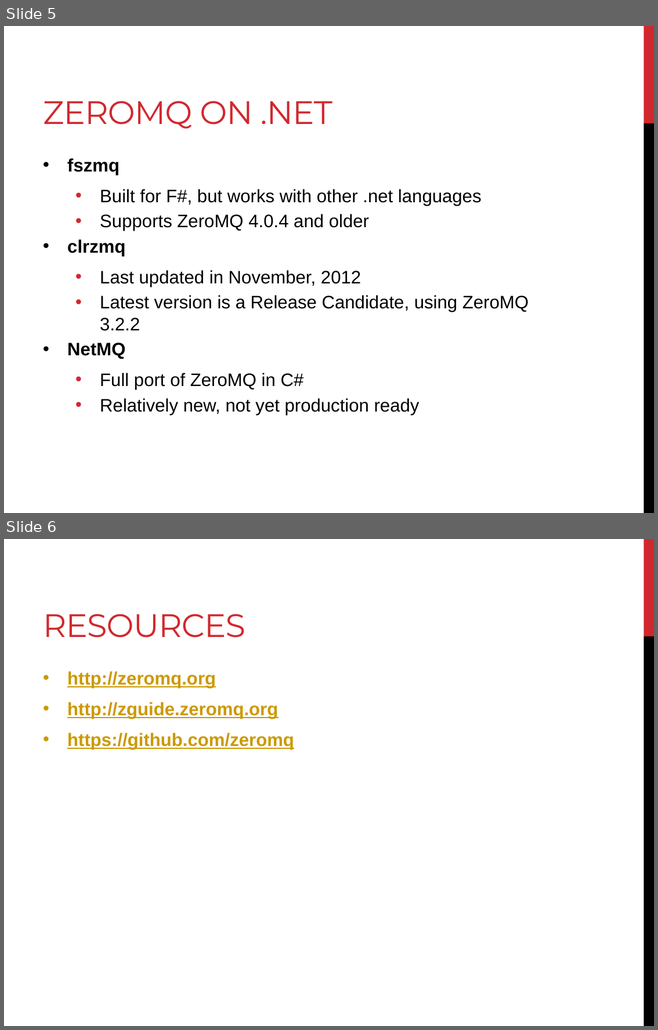
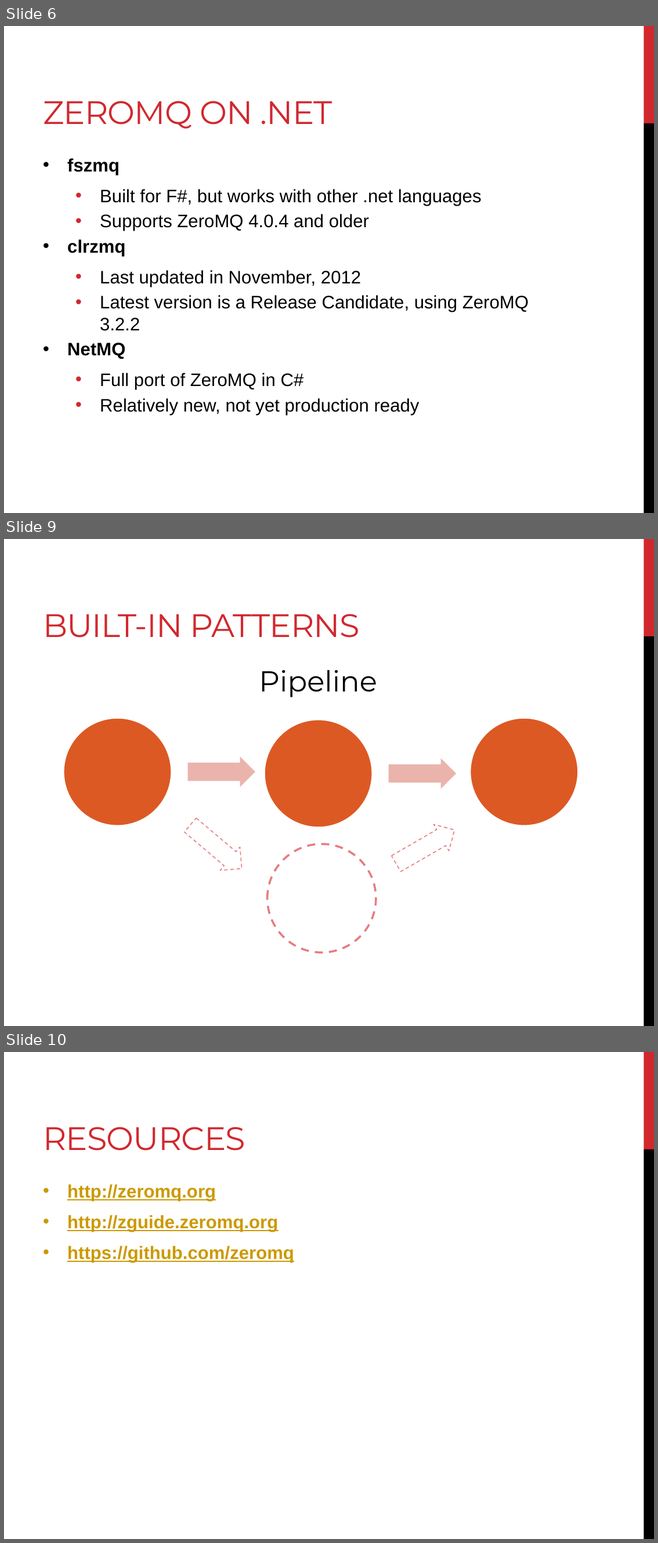
Before and after one commit to RyanHauert/presentations-zeromq, a slide deck: Presentation/ZeroMQ.pptx. Shown one above the other, each under a label of ours: slides 5 and 6 before the commit, slides 6, 9 and 10 after it; the slides between them are not shown. The pictures are 658x1030 and 658x1543 pixels, drawn with LibreOffice and Linux fonts; fonts in the diff are those of the drawing. Boxes give left, top, right and bottom in pixels: in the first picture for what was removed or moved away, otherwise in the second. Text is boxed around its words. In the diff, an @@ line names an element or a change of style, - is before the commit and + after.

```diff
--- a/Presentation/ZeroMQ.pptx
+++ b/Presentation/ZeroMQ.pptx
@@ slide 9 added at box(4, 539, 654, 1026), background #FFFFFF; not listed: 2 template elements that a slide beside it also shows @@
@@ title added at box(43, 614, 360, 638), 36 pt, text #D1282E @@
+BUILT-IN PATTERNS
@@ text added at box(259, 670, 377, 697), 32 pt, text #000000 @@
+Pipeline
@@ ellipse added at box(63, 718, 172, 826), fill #DC5924, outline #FFFFFF 2.25 pt @@
@@ ellipse added at box(264, 719, 372, 828), fill #DC5924, outline #FFFFFF 2.25 pt @@
@@ ellipse added at box(470, 718, 578, 826), fill #DC5924, outline #FFFFFF 2.25 pt @@
@@ right arrow added at box(188, 756, 255, 787), fill #EBB5AC @@
@@ right arrow added at box(389, 759, 456, 789), fill #EBB5AC @@
@@ right arrow added at box(180, 813, 252, 880), outline #E67C7F 1 pt dashed @@
@@ right arrow added at box(388, 816, 462, 877), outline #E67C7F 1 pt dashed @@
@@ ellipse added at box(267, 844, 376, 953), outline #E67C7F 2.25 pt dashed @@
@@ what was slide 5 is now slide 6 @@
@@ what was slide 6 is now slide 10 @@
```
Also in this commit, not shown: 1 slide changed, 3 other slides added, 17 other files.
